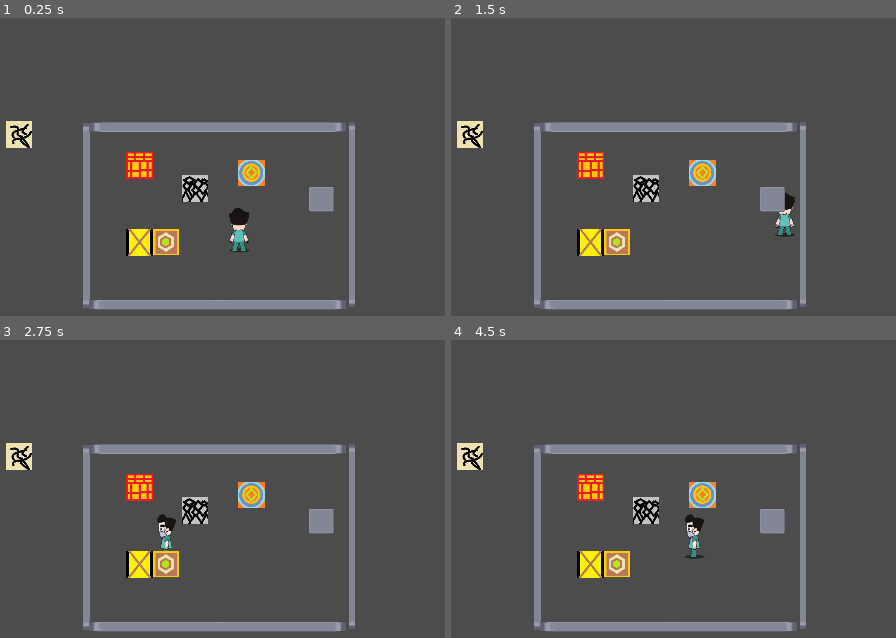
Above: before the commit, frames 1-4 (two rows, left to right).
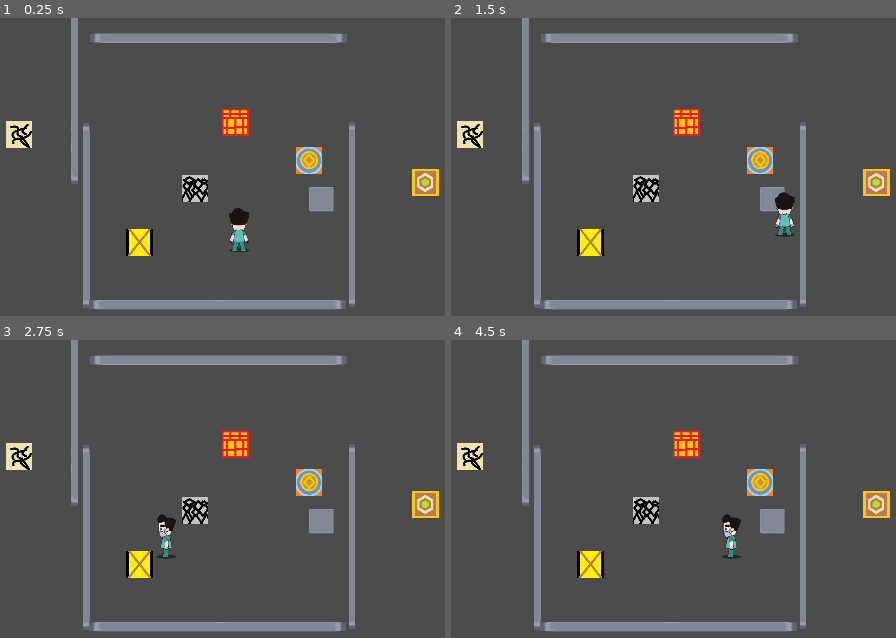
Above: after the commit, the same moments.

Repository: GaEsRaRe/UPCGameJam2018
Game: Godot game, scene res://Scenes/test.tscn
Two runs of this game, one before a commit and one after it. Both use one fixed random seed, a clock stepped at 60 frames per second and the inputs below. This scene is started directly instead of the project's main scene.
Inputs:
- Up to frame 1 (0.25 s): no input
- Up to frame 2 (1.5 s): tap Enter at 0.5 s; hold Right (ui_right) from 0.53 s (still down); tap Up (ui_up) at 0.6, 0.77, 1.07, 1.35 s
- Up to frame 3 (2.75 s): tap Up (ui_up) at 1.52, 1.82, 2.1 s; tap Space at 2 s; release Right (ui_right) at 2.03 s; hold Left (ui_left) from 2.03 s (still down)
- Up to frame 4 (4.5 s): release Left (ui_left) at 2.78 s; hold Right (ui_right) 2.78-4.28 s; tap Up (ui_up) at 2.85, 3.02, 3.32, 3.6, 3.77, 4.07, 4.35 s; tap Enter at 4.25 s; hold Left (ui_left) from 4.28 s (still down)

The runs differ from the first frame. In frame 1, 7.7% of the frame differs, in the area x 15-99%, y 0-80%; in frame 2, 7.9%; in frame 3, 7.7%; in frame 4, 8.5%.

Commit message:
DemiDash
Dashi

Diff:
--- a/Assets/Box.tscn
+++ b/Assets/Box.tscn
@@ -11,14 +11,14 @@
 [sub_resource type="RectangleShape2D" id=2]
 
 custom_solver_bias = 0.0
-extents = Vector2( 15.1593, 71.5841 )
+extents = Vector2( 15, 94 )
 
 [sub_resource type="RectangleShape2D" id=3]
 
 custom_solver_bias = 0.0
-extents = Vector2( 72.0168, 10 )
+extents = Vector2( 95, 10 )
 
-[node name="Box" type="KinematicBody2D" index="0"]
+[node name="Box" type="KinematicBody2D"]
 
 input_pickable = false
 collision_layer = 1
--- a/Assets/Player.tscn
+++ b/Assets/Player.tscn
@@ -2,10 +2,10 @@
 
 [ext_resource path="res://Scripts/player.gd" type="Script" id=1]
 [ext_resource path="res://temp.png" type="Texture" id=2]
-[ext_resource path="res://Sprites/Stand/player_left.png" type="Texture" id=3]
-[ext_resource path="res://Sprites/Stand/player_front.png" type="Texture" id=4]
-[ext_resource path="res://Sprites/Stand/player_right.png" type="Texture" id=5]
-[ext_resource path="res://Sprites/Stand/player_down.png" type="Texture" id=6]
+[ext_resource path="res://Sprites/Stand/player_front.png" type="Texture" id=3]
+[ext_resource path="res://Sprites/Stand/player_right.png" type="Texture" id=4]
+[ext_resource path="res://Sprites/Stand/player_down.png" type="Texture" id=5]
+[ext_resource path="res://Sprites/Stand/player_left.png" type="Texture" id=6]
 
 [sub_resource type="RectangleShape2D" id=1]
 
@@ -17,22 +17,22 @@
 animations = [ {
 "frames": [ ExtResource( 3 ) ],
 "loop": true,
-"name": "LEFT",
+"name": "UP",
 "speed": 5.0
 }, {
 "frames": [ ExtResource( 4 ) ],
 "loop": true,
-"name": "UP",
+"name": "RIGHT",
 "speed": 5.0
 }, {
 "frames": [ ExtResource( 5 ) ],
 "loop": true,
-"name": "RIGHT",
+"name": "DOWN",
 "speed": 5.0
 }, {
 "frames": [ ExtResource( 6 ) ],
 "loop": true,
-"name": "DOWN",
+"name": "LEFT",
 "speed": 5.0
 } ]
 
@@ -73,4 +73,15 @@
 offset = Vector2( 0, -64 )
 _sections_unfolded = [ "Transform" ]
 
+[node name="Tween" type="Tween" parent="." index="3"]
+
+repeat = false
+playback_process_mode = 1
+playback_speed = 1.0
+playback/active = false
+playback/repeat = false
+playback/speed = 1.0
+
 [connection signal="timeout" from="Timer" to="." method="_on_Timer_timeout"]
+
+[connection signal="tween_completed" from="Tween" to="." method="_on_Tween_tween_completed"]
--- a/Scenes/5-1.tscn
+++ b/Scenes/5-1.tscn
@@ -7,7 +7,7 @@
 [ext_resource path="res://Assets/Player.tscn" type="PackedScene" id=5]
 [ext_resource path="res://Assets/Teleport.tscn" type="PackedScene" id=6]
 
-[node name="0-0" type="Node2D" index="0"]
+[node name="0-0" type="Node2D"]
 
 [node name="Reset-ear" parent="." index="0" instance=ExtResource( 1 )]
 
@@ -30,7 +30,7 @@
 collision_mask = 1
 occluder_light_mask = 1
 format = 1
-tile_data = PoolIntArray( -589848, 2, 0, -589847, 2, 0, -589 …(4882 unchanged characters)… , -1610612734, 0, 393222, 2, 0, 524264, 2, 0, 524265, 2, 0, 524266, 2, 0, 524267, 2, 0, 524268, -1610612734, 0, 524269, -1610612734, 0, 524270, -1610612734, 0, 524271, -1610612734, 0, 524272, -1610612734, 0, 524273, -1610612734, 0, 524274, -1610612734, 0, 524275, -1610612734, 0, 524276, -1610612734, 0, 524277, -1610612734, 0, 524278, -1610612734, 0, 524279, -1610612734, 0, 524280, -1610612734, 0, 524281, -1610612734, 0, 524282, -1610612734, 0, 524283, -1610612734, 0, 524284, -1610612734, 0, 524285, -1610612734, 0, 524286, -1610612734, 0, 524287, -1610612734, 0, 458752, -1610612734, 0, 458753, -1610612734, 0, 458754, -1610612734, 0, 458755, -1610612734, 0, 458756, -1610612734, 0, 458757, -1610612734, 0, 458758, 2, 0 )
+tile_data = PoolIntArray( -589848, 2, 0, -589847, 2, 0, -589 …(4882 unchanged characters)… , -1610612734, 0, 393222, 2, 0, 524264, -1610612734, 0, 524265, -1610612734, 0, 524266, -1610612734, 0, 524267, -1610612734, 0, 524268, -1610612734, 0, 524269, -1610612734, 0, 524270, -1610612734, 0, 524271, -1610612734, 0, 524272, -1610612734, 0, 524273, -1610612734, 0, 524274, -1610612734, 0, 524275, -1610612734, 0, 524276, -1610612734, 0, 524277, -1610612734, 0, 524278, -1610612734, 0, 524279, -1610612734, 0, 524280, -1610612734, 0, 524281, -1610612734, 0, 524282, -1610612734, 0, 524283, -1610612734, 0, 524284, -1610612734, 0, 524285, -1610612734, 0, 524286, -1610612734, 0, 524287, -1610612734, 0, 458752, -1610612734, 0, 458753, -1610612734, 0, 458754, -1610612734, 0, 458755, -1610612734, 0, 458756, -1610612734, 0, 458757, -1610612734, 0, 458758, -1610612734, 0 )
 _sections_unfolded = [ "Z Index" ]
 
 [node name="Camera2D" type="Camera2D" parent="." index="2"]
--- a/Scenes/test.tscn
+++ b/Scenes/test.tscn
@@ -1,17 +1,17 @@
 [gd_scene load_steps=16 format=2]
 
-[ext_resource path="res://Assets/Player.tscn" type="PackedScene" id=1]
-[ext_resource path="res://Scripts/Wall.gd" type="Script" id=2]
-[ext_resource path="res://TempWall.png" type="Texture" id=3]
-[ext_resource path="res://Assets/Box.tscn" type="PackedScene" id=4]
-[ext_resource path="res://Assets/BreakFloor.tscn" type="PackedScene" id=5]
-[ext_resource path="res://Assets/Breakable.tscn" type="PackedScene" id=6]
-[ext_resource path="res://Assets/Reset-ear.tscn" type="PackedScene" id=7]
-[ext_resource path="res://Scripts/Door-switch.gd" type="Script" id=8]
-[ext_resource path="res://floorSwitch.png" type="Texture" id=9]
-[ext_resource path="res://Scripts/Door.gd" type="Script" id=10]
-[ext_resource path="res://Assets/Teleport.tscn" type="PackedScene" id=11]
-[ext_resource path="res://Assets/Spike.tscn" type="PackedScene" id=12]
+[ext_resource path="res://Scripts/Wall.gd" type="Script" id=1]
+[ext_resource path="res://TempWall.png" type="Texture" id=2]
+[ext_resource path="res://Assets/Box.tscn" type="PackedScene" id=3]
+[ext_resource path="res://Assets/BreakFloor.tscn" type="PackedScene" id=4]
+[ext_resource path="res://Assets/Breakable.tscn" type="PackedScene" id=5]
+[ext_resource path="res://Assets/Reset-ear.tscn" type="PackedScene" id=6]
+[ext_resource path="res://Scripts/Door-switch.gd" type="Script" id=7]
+[ext_resource path="res://floorSwitch.png" type="Texture" id=8]
+[ext_resource path="res://Scripts/Door.gd" type="Script" id=9]
+[ext_resource path="res://Assets/Teleport.tscn" type="PackedScene" id=10]
+[ext_resource path="res://Assets/Spike.tscn" type="PackedScene" id=11]
+[ext_resource path="res://Assets/Player.tscn" type="PackedScene" id=12]
 
 [sub_resource type="RectangleShape2D" id=1]
 
@@ -28,17 +28,9 @@
 custom_solver_bias = 0.0
 extents = Vector2( 32, 32 )
 
-[node name="Node2D" type="Node2D"]
-
-[node name="Player" parent="." index="0" groups=[
-"Player",
-] instance=ExtResource( 1 )]
-
-position = Vector2( 525.738, 252.534 )
-
-[node name="Normal Walls" type="Node" parent="." index="1"]
-
-editor/display_folded = true
+[node name="Node2D" type="Node2D" index="0"]
+
+[node name="Normal Walls" type="Node" parent="." index="0"]
 
 [node name="Wall" type="StaticBody2D" parent="Normal Walls" index="0"]
 
@@ -77,14 +69,35 @@
 [node name="Sprite2" type="Sprite" parent="Normal Walls/Wall2" index="0"]
 
 scale = Vector2( 0.165683, 4.44321 )
-texture = ExtResource( 3 )
+texture = ExtResource( 2 )
 _sections_unfolded = [ "Transform" ]
 
 [node name="CollisionShape2D" type="CollisionShape2D" parent="Normal Walls/Wall2" index="1"]
 
 shape = SubResource( 1 )
 
-[node name="Wall3" type="StaticBody2D" parent="Normal Walls" index="2"]
+[node name="Wall4" type="StaticBody2D" parent="Normal Walls" index="2"]
+
+position = Vector2( 165.48, -71.2468 )
+input_pickable = false
+collision_layer = 1
+collision_mask = 1
+constant_linear_velocity = Vector2( 0, 0 )
+constant_angular_velocity = 0.0
+friction = 1.0
+bounce = 0.0
+
+[node name="Sprite2" type="Sprite" parent="Normal Walls/Wall4" index="0"]
+
+scale = Vector2( 0.165683, 4.44321 )
+texture = ExtResource( 2 )
+_sections_unfolded = [ "Transform" ]
+
+[node name="CollisionShape2D" type="CollisionShape2D" parent="Normal Walls/Wall4" index="1"]
+
+shape = SubResource( 1 )
+
+[node name="Wall3" type="StaticBody2D" parent="Normal Walls" index="3"]
 
 position = Vector2( 496.536, 440.761 )
 input_pickable = false
@@ -103,12 +116,12 @@
 
 position = Vector2( 11.431, -0.459877 )
 scale = Vector2( 6.1731, 0.225625 )
-texture = ExtResource( 3 )
-_sections_unfolded = [ "Transform" ]
-
-[node name="Walls" type="StaticBody2D" parent="Normal Walls" index="3"]
-
-position = Vector2( 508.78, 13.6037 )
+texture = ExtResource( 2 )
+_sections_unfolded = [ "Transform" ]
+
+[node name="Walls" type="StaticBody2D" parent="Normal Walls" index="4"]
+
+position = Vector2( 510.14, -199.975 )
 input_pickable = false
 collision_layer = 1
 collision_mask = 1
@@ -120,24 +133,24 @@
 [node name="Sprite4" type="Sprite" parent="Normal Walls/Walls" index="0"]
 
 scale = Vector2( 6.1731, 0.225625 )
-texture = ExtResource( 3 )
+texture = ExtResource( 2 )
 _sections_unfolded = [ "Transform" ]
 
 [node name="CollisionShape2D" type="CollisionShape2D" parent="Normal Walls/Walls" index="1"]
 
 shape = SubResource( 2 )
 
-[node name="Box" parent="." index="2" instance=ExtResource( 4 )]
-
-position = Vector2( 289, 74 )
-
-[node name="BreakFloor" parent="." index="3" instance=ExtResource( 5 )]
-
-[node name="Breakable" parent="." index="4" instance=ExtResource( 6 )]
+[node name="Box" parent="." index="1" instance=ExtResource( 3 )]
+
+position = Vector2( 518.809, -29.2212 )
+
+[node name="BreakFloor" parent="." index="2" instance=ExtResource( 4 )]
+
+[node name="Breakable" parent="." index="3" instance=ExtResource( 5 )]
 
 position = Vector2( 289, 258 )
 
-[node name="Camera2D" type="Camera2D" parent="." index="5"]
+[node name="Camera2D" type="Camera2D" parent="." index="4"]
 
 position = Vector2( 516.702, 291.924 )
 anchor_mode = 1
@@ -163,16 +176,16 @@
 editor_draw_limits = false
 editor_draw_drag_margin = false
 
-[node name="Reset-ear" parent="." index="6" instance=ExtResource( 7 )]
-
-[node name="Door-switch" type="Node2D" parent="." index="7"]
+[node name="Reset-ear" parent="." index="5" instance=ExtResource( 6 )]
+
+[node name="Door-switch" type="Node2D" parent="." index="6"]
 
 position = Vector2( 499.258, 145.56 )
-script = ExtResource( 8 )
+script = ExtResource( 7 )
 
 [node name="switch" type="Area2D" parent="Door-switch" index="0"]
 
-position = Vector2( -146.811, 112 )
+position = Vector2( 475.72, -31.1973 )
 input_pickable = true
 gravity_vec = Vector2( 0, 1 )
 gravity = 98.0
@@ -218,10 +231,16 @@
 playback/repeat = false
 playback/speed = 1.0
 
-[node name="Teleport" parent="." index="8" instance=ExtResource( 11 )]
-
-position = Vector2( 557.139, 92.142 )
-
-[node name="Spike" parent="." index="9" instance=ExtResource( 12 )]
+[node name="Teleport" parent="." index="7" instance=ExtResource( 10 )]
+
+position = Vector2( 695.897, 62.2138 )
+
+[node name="Spike" parent="." index="8" instance=ExtResource( 11 )]
+
+[node name="Player" parent="." index="9" groups=[
+"Player",
+] instance=ExtResource( 12 )]
+
+position = Vector2( 525.738, 252.534 )
 
 [connection signal="body_entered" from="Door-switch/switch" to="Door-switch" method="_on_switch_body_entered"]
--- a/Scripts/Box.gd
+++ b/Scripts/Box.gd
@@ -36,7 +36,9 @@
 
 func _on_Area2D_body_entered(body):
 	if body.is_in_group("Player") :
+		#print("Collision engaged", body.is_dashing)
 		if body.is_dashing and (body.direction == Movement.UP or body.direction == Movement.DOWN):
+
 			go(body.direction)
 
 
@@ -44,16 +46,14 @@
 
 
 func _on_Area2D_body_exited(body):
-	if body.is_in_group("Player"):
-		set_physics_process(false)
-		direction = Vector2(0,0)
-		#to_move = false
+	#
 
 	pass # replace with function body
 
 
 func _on_Horizontal_body_entered(body):
 	if body.is_in_group("Player"):
+		print("Collision engaged", body.is_dashing)
 		if body.is_dashing and (body.direction == Movement.LEFT or body.direction == Movement.RIGHT):
 			go(body.direction)
 
--- a/Scripts/globals.gd
+++ b/Scripts/globals.gd
@@ -5,4 +5,19 @@
 const LEFT = Vector2(-1,0)
 const DOWN = Vector2(0,1)
 
-var player_speed = 1184
+var player_speed = 700
+
+
+enum Movement{NONE,A,B,C,D}
+
+func get_vector(dir):
+	match dir:
+		Movement.A:
+			return UP
+		Movement.C:
+			return DOWN
+		Movement.D:
+			return LEFT
+		Movement.B:
+			return RIGHT
+	return Vector2(0,0)
--- a/Scripts/player.gd
+++ b/Scripts/player.gd
@@ -5,7 +5,9 @@
 onready var timer = get_node("Timer")
 var is_dashing = false
 onready var character_sprite = get_node("AnimatedSprite")
-
+onready var tween = get_node("Tween")
+var on_tween = false
+var old_direction
 var direction = Movement.NONE
 func _ready():
 	character_sprite.play("UP")
@@ -16,11 +18,13 @@
 	if direction == Movement.NONE:
 		_selector()
 	else:
-		if is_dashing:
-			_movement(delta)
-		else:
-			_dash_selector(delta)
-			_movement(delta)
+		if not on_tween:
+			if is_dashing:
+				_movement(delta)
+
+			else:
+				_dash_selector(delta)
+				_movement(delta)
 	pass
 
 
@@ -32,24 +36,28 @@
 			if Input.is_action_just_pressed("ui_up"):
 				speed *= 2
 				is_dashing = true
+				go_dash()
 				print("DASH!!")
 
 		Movement.DOWN:
 			if Input.is_action_just_pressed("ui_down"):
 				speed *= 2
 				is_dashing = true
+				go_dash()
 				print("DASH!!")
 
 		Movement.LEFT:
 			if Input.is_action_just_pressed("ui_left"):
 				speed *= 2
 				is_dashing = true
+				go_dash()
 				print("DASH!!")
 
 		Movement.RIGHT:
 			if Input.is_action_just_pressed("ui_right"):
 				speed *= 2
 				is_dashing = true
+				go_dash()
 				print("DASH!!")
 
 	pass
@@ -94,13 +102,30 @@
 		character_sprite.play("LEFT")
 	pass
 
+func go_dash():
+	tween.interpolate_property(self,"position",position, position + (globals.get_vector(direction) * -64),0.3,Tween.TRANS_BACK,Tween.EASE_OUT)
+	if not direction == Movement.NONE:
+		old_direction = direction
+		tween.start()
+		print("go tween")
+		on_tween = true
+	pass
+
 func _kill_movement():
 	direction = Movement.NONE
 	is_dashing = false
 	pass
 
-
+func die():
+	#Codigo de morir
+	pass
 
 func _on_Timer_timeout():
 	is_dashing = false
 	pass # replace with function body
+
+
+func _on_Tween_tween_completed(object, key):
+	on_tween = false
+	direction = old_direction
+	pass # replace with function body
Not shown: 5 places in Scenes/test.tscn that only renumber resources
